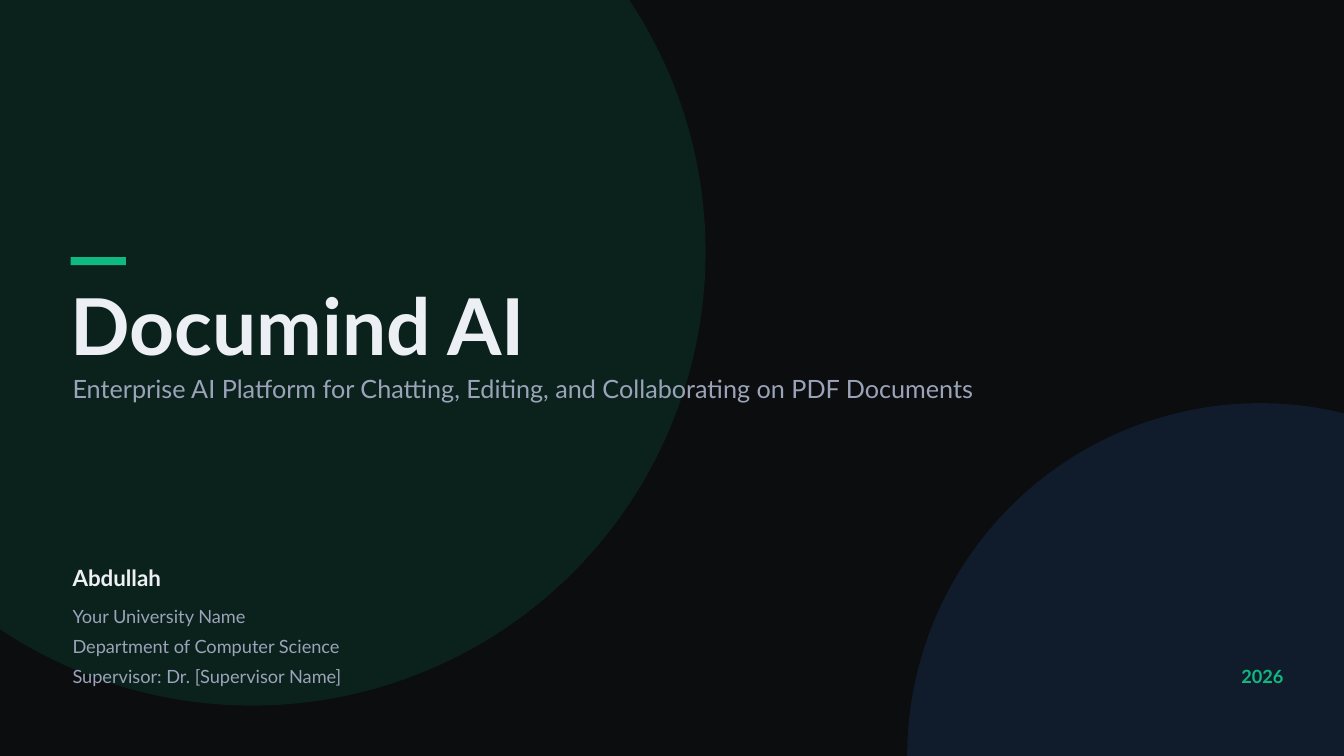
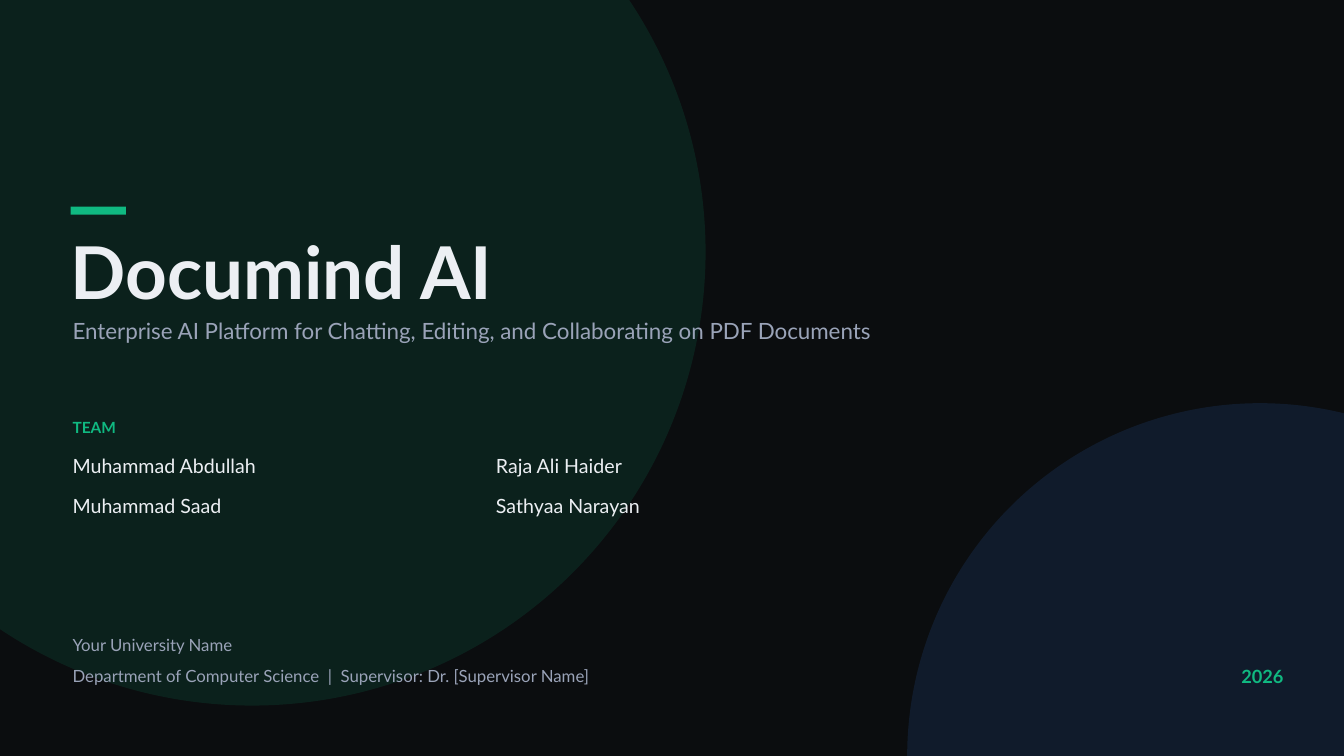
Before and after one commit to Abdullah001butt/rag-pdf-chatbot, a slide deck: slide 1 of presentation/Documind_AI_Presentation.pptx. Drawn at 1344x756 pixels with LibreOffice and Linux fonts; fonts in the diff are those of the drawing. Boxes give left, top, right and bottom in pixels: in the first picture for what was removed or moved away, otherwise in the second. Text is boxed around its words. In the diff, an @@ line names an element or a change of style, - is before the commit and + after.

Commit message:
Condense presentation to 4 slides for a 2-3 minute talk, add team
Rebuilt the deck from 12 slides down to 4 dense ones sized for a short
demo slot: Title (with team), Problem & Solution + tech stack, Features
& Standout Innovations (two-column), Architecture + Live Demo + Thank
You combined. Content consolidated in deck_content.py; both builders
rewritten to match.

Added team members to the title slide (Muhammad Abdullah, Raja Ali
Haider, Muhammad Saad, Sathyaa Narayan) in place of the solo author
placeholder.

Also dropped the emoji prefixes on the Standout Innovations titles —
Helvetica (used by the PDF builder) has no glyphs for them, so they
rendered as visible tofu/notdef boxes; verified clean via a fresh
PyMuPDF rasterization of all 4 pages after the fix.

```diff
--- a/presentation/Documind_AI_Presentation.pptx
+++ b/presentation/Documind_AI_Presentation.pptx
@@ rectangle: place and size @@
-rectangle at [71, 257, 126, 265]
+rectangle at [71, 207, 126, 215]
@@ text "Documind AI": place and size @@
-text "Documind AI" at [71, 296, 525, 356]
+text "Documind AI" at [71, 245, 492, 300]
@@ text "Documind AI" at [71, 245, 492, 300]: size 56 to 52 pt @@
@@ text "Enterprise AI Platform for Chatting, ...": place and size @@
-text "Enterprise AI Platform for Chatting, ..." at [73, 379, 973, 402]
+text "Enterprise AI Platform for Chatting, ..." at [73, 322, 871, 343]
@@ text "Enterprise AI Platform for Chatting, ..." at [73, 322, 871, 343]: size 18 to 16 pt @@
@@ text added at [73, 422, 116, 433], 11 pt, text #10B981, bold @@
+TEAM
@@ text at [73, 458, 256, 473]: text changed; size 16 to 14 pt; bold off @@
-Abdullah
+Muhammad Abdullah
@@ text added at [496, 458, 622, 477], 14 pt, text #ECEFF3 @@
+Raja Ali Haider
@@ text added at [73, 498, 221, 513], 14 pt, text #ECEFF3 @@
+Muhammad Saad
@@ text added at [496, 498, 640, 517], 14 pt, text #ECEFF3 @@
+Sathyaa Narayan
@@ text "Your University Name": place and size @@
-text "Your University Name" at [73, 610, 245, 626]
+text "Your University Name" at [73, 639, 233, 654]
@@ text "Your University Name" at [73, 639, 233, 654]: size 13 to 12 pt @@
@@ text removed at [73, 640, 340, 656] @@
-Department of Computer Science
@@ text at [73, 669, 589, 685]: text changed; size 13 to 12 pt @@
-Supervisor: Dr. [Supervisor Name]
+Department of Computer Science | Supervisor: Dr. [Supervisor Name]
```
Also in this commit, not shown: 1 other slide changed, 2 slides added, 10 slides removed, 4 other files.
